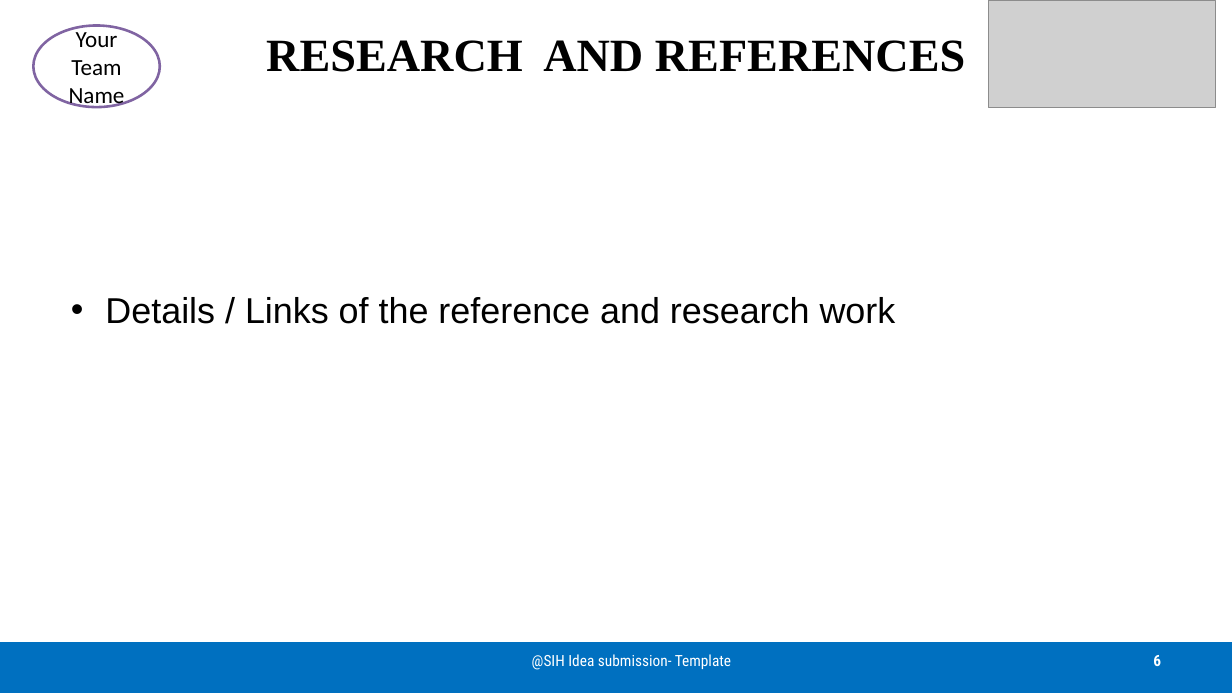
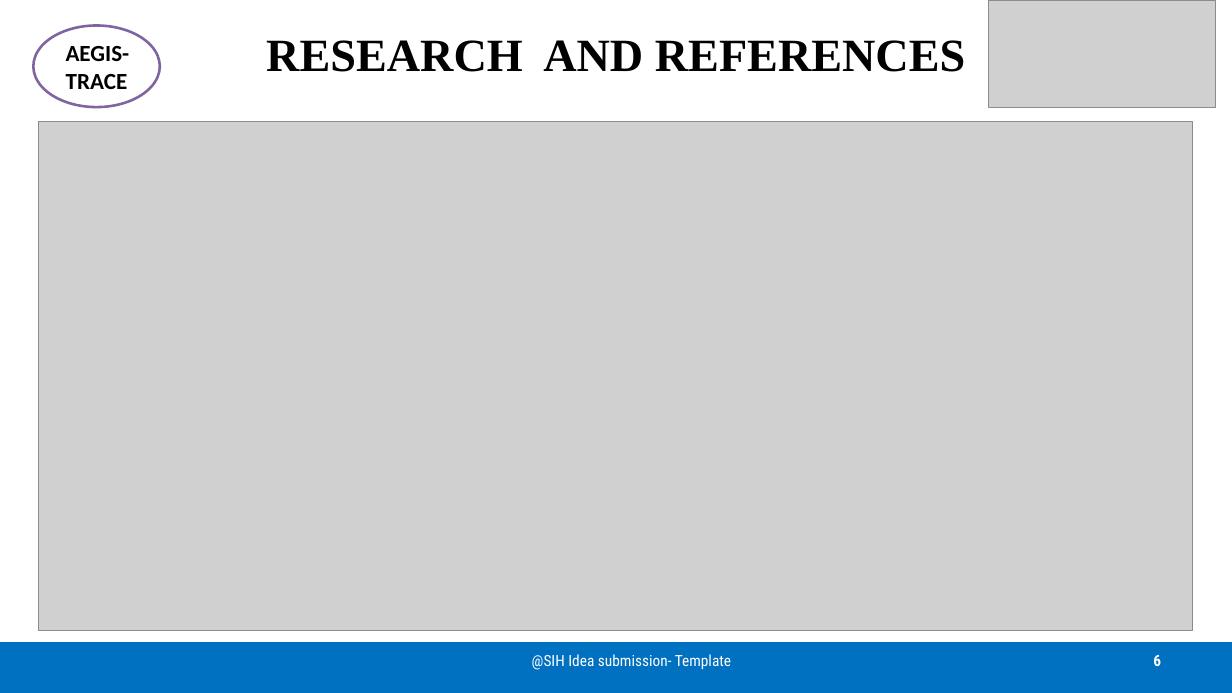
Before and after one commit to dathasaiswaroopgudimella-png/Crypto, a slide deck: slide 6 of sih ppt/SIH2026-IDEA-Presentation-Format.pptx. Drawn at 1232x693 pixels with LibreOffice and Linux fonts; fonts in the diff are those of the drawing; grey boxes stand for pictures. Boxes give left, top, right and bottom in pixels: in the first picture for what was removed or moved away, otherwise in the second. Text is boxed around its words. In the diff, an @@ line names an element or a change of style, - is before the commit and + after.

```diff
--- a/sih ppt/SIH2026-IDEA-Presentation-Format.pptx
+++ b/sih ppt/SIH2026-IDEA-Presentation-Format.pptx
@@ text in ellipse at box(66, 46, 130, 89): text changed; bold on @@
-Your Team Name
+AEGIS-TRACE
@@ picture added at box(39, 122, 1193, 630) @@
@@ text removed at box(105, 297, 896, 324) @@
-• Details / Links of the reference and research work
```
Also in this commit, not shown: 5 other slides changed, 1 slide removed, 13 other files.
